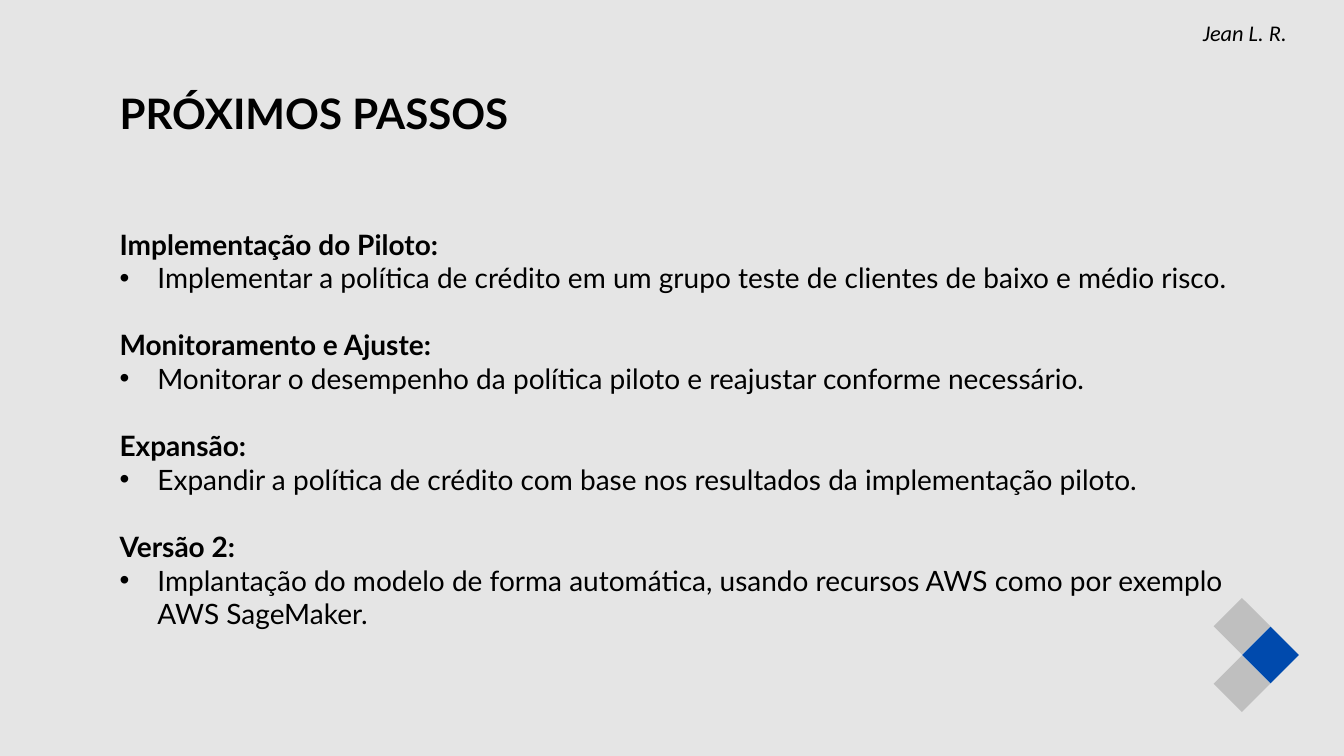
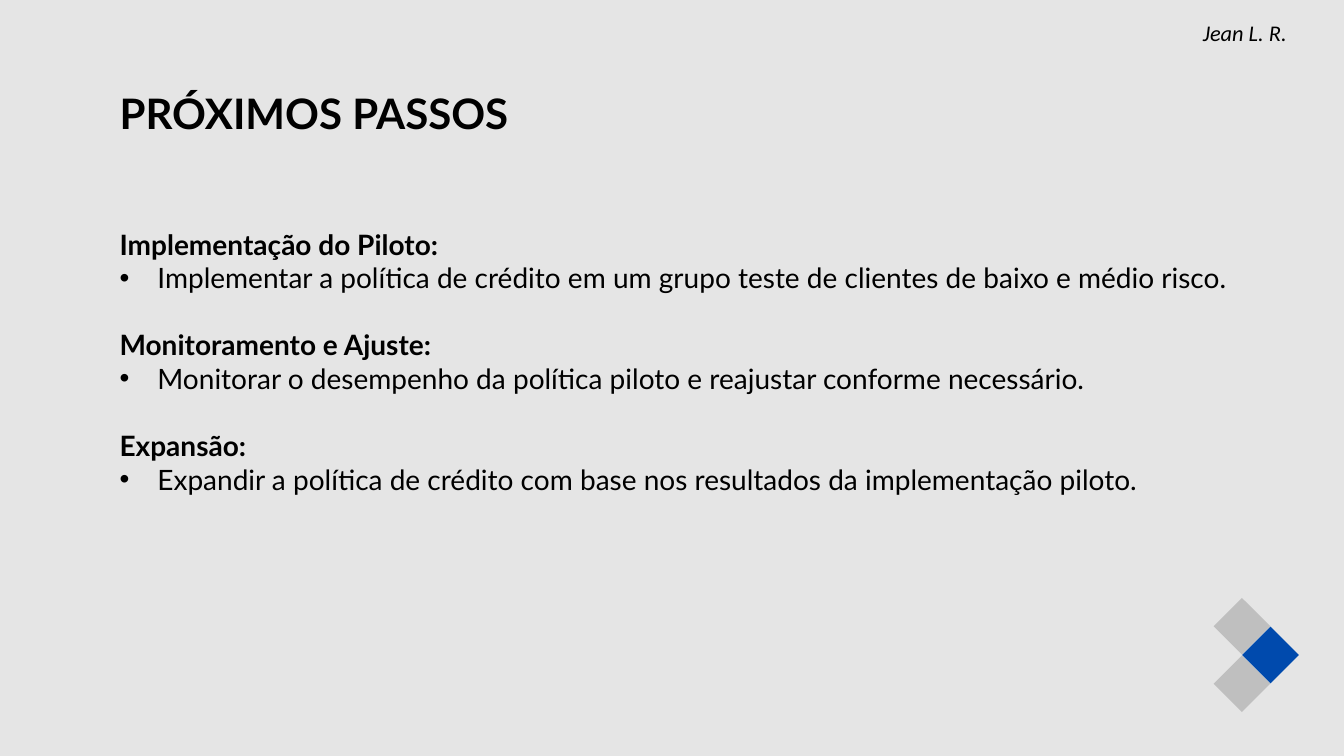
Before and after one commit to jeanlr/pod-bank-application, a slide deck: slide 19 of Projeto_Reducao_Inadimplencia_Pod_Bank.pptx. Drawn at 1344x756 pixels with LibreOffice and Linux fonts; fonts in the diff are those of the drawing. Boxes give left, top, right and bottom in pixels: in the first picture for what was removed or moved away, otherwise in the second. Text is boxed around its words. In the diff, an @@ line names an element or a change of style, - is before the commit and + after.

```diff
--- a/Projeto_Reducao_Inadimplencia_Pod_Bank.pptx
+++ b/Projeto_Reducao_Inadimplencia_Pod_Bank.pptx
@@ text at (120, 536, 1222, 629): paragraphs removed @@
-Versão 2:
-• Implantação do modelo de forma automática, usando recursos AWS como por exemplo AWS SageMaker.
```
Also in this commit, not shown: 7 other slides changed.
